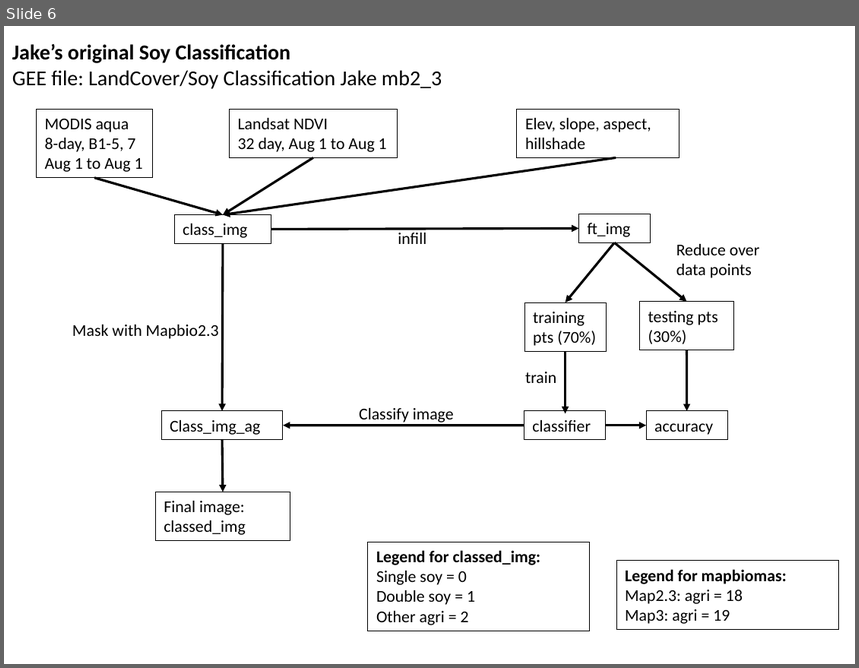
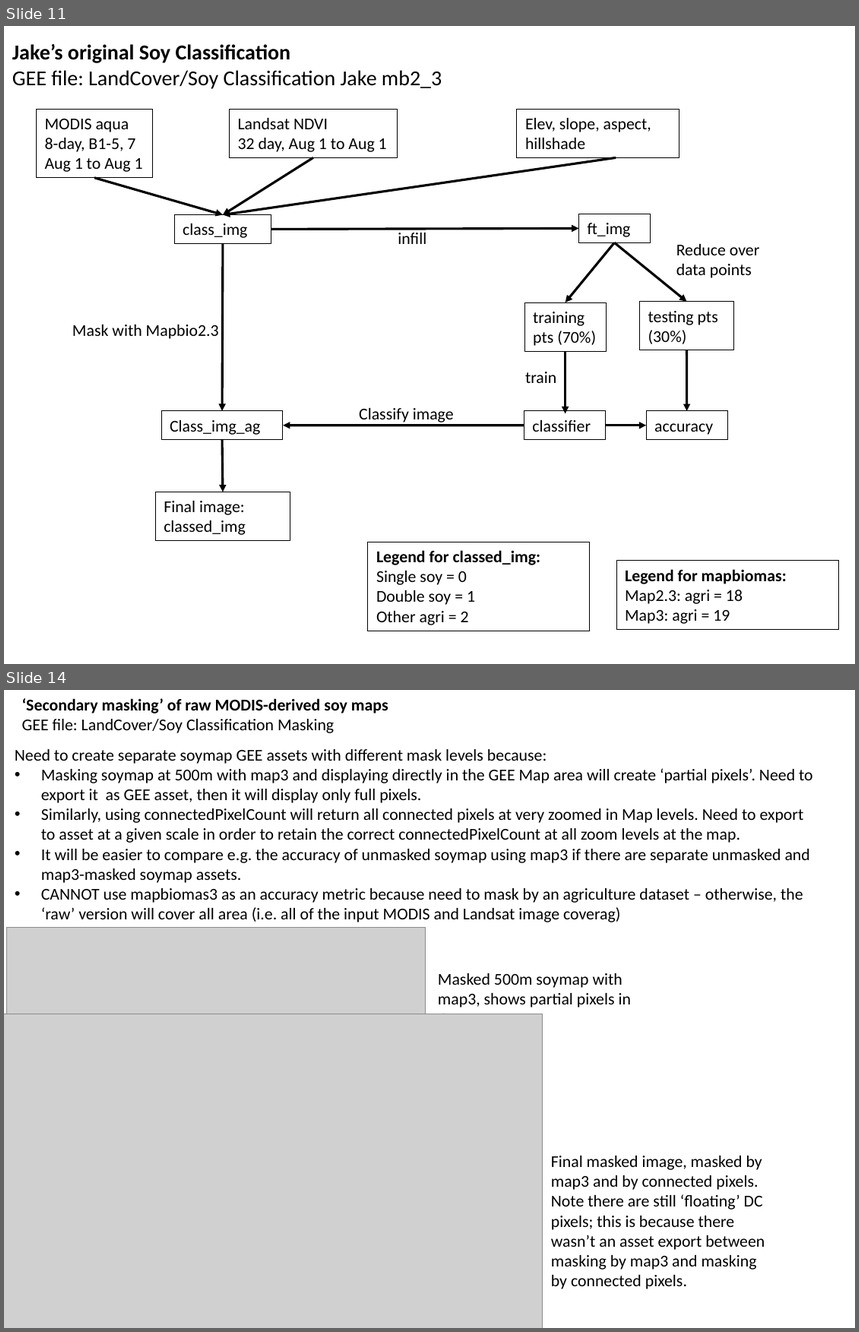
Before and after one commit to minghui-zhang/Meeting, a slide deck: January 19 2019.pptx. Shown one above the other, each under a label of ours: slide 6 before the commit, slides 11 and 14 after it; the slides between them are not shown. The pictures are 859x668 and 859x1332 pixels, drawn with LibreOffice and Linux fonts; fonts in the diff are those of the drawing; grey boxes stand for pictures. Boxes give left, top, right and bottom in pixels: in the first picture for what was removed or moved away, otherwise in the second. Text is boxed around its words. In the diff, an @@ line names an element or a change of style, - is before the commit and + after.

```diff
--- a/January 19 2019.pptx
+++ b/January 19 2019.pptx
@@ slide 14 added at (4,690,855,1328), background #FFFFFF @@
@@ text added at (22,698,389,733), 14 pt, text #000000, bold @@
+‘Secondary masking’ of raw MODIS-derived soy maps
+GEE file: LandCover/Soy Classification Masking
@@ text added at (15,749,813,923), 14 pt, text #000000 @@
+Need to create separate soymap GEE assets with different mask levels because:
+• Masking soymap at 500m with map3 and displaying directly in the GEE Map area will create ‘partial pixels’. Need to export it as GEE asset, then it will display only full pixels.
+• Similarly, using connectedPixelCount will return all connected pixels at very zoomed in Map levels. Need to export to asset at a given scale in order to retain the correct connectedPixelCount at all zoom levels at the map.
+• It will be easier to compare e.g. the accuracy of unmasked soymap using map3 if there are separate unmasked and map3-masked soymap assets.
+• CANNOT use mapbiomas3 as an accuracy metric because need to mask by an agriculture dataset – otherwise, the ‘raw’ version will cover all area (i.e. all of the input MODIS and Landsat image coverag)
@@ picture added at (6,927,424,1130) @@
@@ text added at (438,973,631,1015), 14 pt, text #000000 @@
+Masked 500m soymap with map3, shows partial pixels in GEE Map area.
@@ picture added at (4,1015,543,1328) @@
@@ text added at (551,1156,765,1290), 14 pt, text #000000 @@
+Final masked image, masked by map3 and by connected pixels. Note there are still ‘floating’ DC pixels; this is because there wasn’t an asset export between masking by map3 and masking by connected pixels.
@@ what was slide 6 is now slide 11 @@
```
Also in this commit, not shown: 4 slides changed, 8 other slides added, 1 slide removed.
